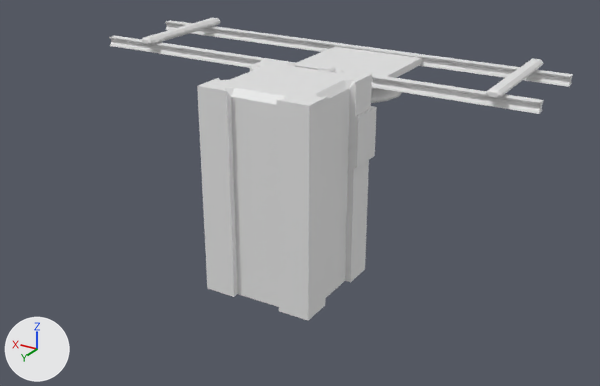
The FBX model Assets/3D/Giant Machine.fbx, before and after one commit.
Before and after are seen from a 50 mm lens placed at (-37.9, 60.8, 39.8), pointed at (2.1, -5.8, 6.5). Lighting does not change. The marker at lower left points along +X, +Y and +Z. The older version comes first. Where no turn or scale is listed for an object, it has been applied to the vertices.

Objects in the first picture: 'Building Base', 'Magnet', 'Magnet Base', 'Rails'.
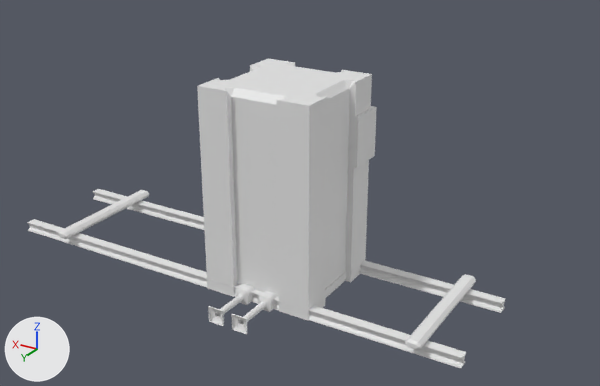
Boxes (x1, y1, x2, y2) around the edits, measured in the pictures (600 x 386 px):
```json
{"object": "Rails", "change": "moved", "before": [109, 18, 573, 114], "after": [27, 189, 506, 368]}
{"object": "Magnet Base", "change": "moved", "before": [296, 46, 422, 78], "after": [325, 272, 347, 297], "on screen": "mostly hidden afterwards"}
{"object": "Magnet", "change": "moved", "before": [371, 87, 402, 103], "on screen": "not visible afterwards"}
```

Edits to the scene script, one JSON object a line:
```json
{"block": "me_cube_003", "where": "# used by ob_rails; location = (0.0, 0.0, 0.0)"}
{"op": "remove", "block": "me_cube_003", "code": "me_cube_003.from_pydata(...)  # 216 vertices, 178 faces; spans x -20.0..29.9, y -21.7..-5.0, z 17.3..19.3"}
{"op": "add", "block": "me_cube_003", "code": "me_cube_003.from_pydata(...)  # 216 vertices, 178 faces; spans x -20.0..29.9, y -6.6..10.1, z -0.1..1.9"}
{"block": "me_cube_003", "change": "me_cube_003 part 2: the whole mesh is moved by (0.0, 15.1, -17.4)"}
{"block": "me_cylinder", "where": "# used by ob_magnet; location = (0.0, 0.0, 0.0)"}
{"op": "remove", "block": "me_cylinder", "code": "me_cylinder.from_pydata(...)  # 80 vertices, 66 faces; spans x -4.19..5.29, y -19.65..-10.17, z 15.25..17.39"}
{"op": "add", "block": "me_cylinder", "code": "me_cylinder.from_pydata(...)  # 80 vertices, 66 faces; spans x -4.73..4.75, y -4.74..4.74, z 0.04..2.19"}
{"block": "me_cylinder", "change": "me_cylinder part 1: the whole mesh is moved by (-0.55, 14.91, -15.21)"}
{"block": "me_cube_004", "where": "# used by ob_magnet_base; location = (0.0, 0.0, 0.0)"}
{"op": "remove", "block": "me_cube_004", "code": "me_cube_004.from_pydata(...)  # 24 vertices, 22 faces; spans x -4.56..5.73, y -19.74..-10.24, z 17.39..18.37"}
{"op": "add", "block": "me_cube_004", "code": "me_cube_004.from_pydata(...)  # 24 vertices, 22 faces; spans x -5.14..5.14, y -4.76..4.74, z 0.03..1.0"}
{"block": "me_cube_004", "change": "me_cube_004 part 3: the whole mesh is moved by (-0.59, 14.98, -17.37)"}
```
